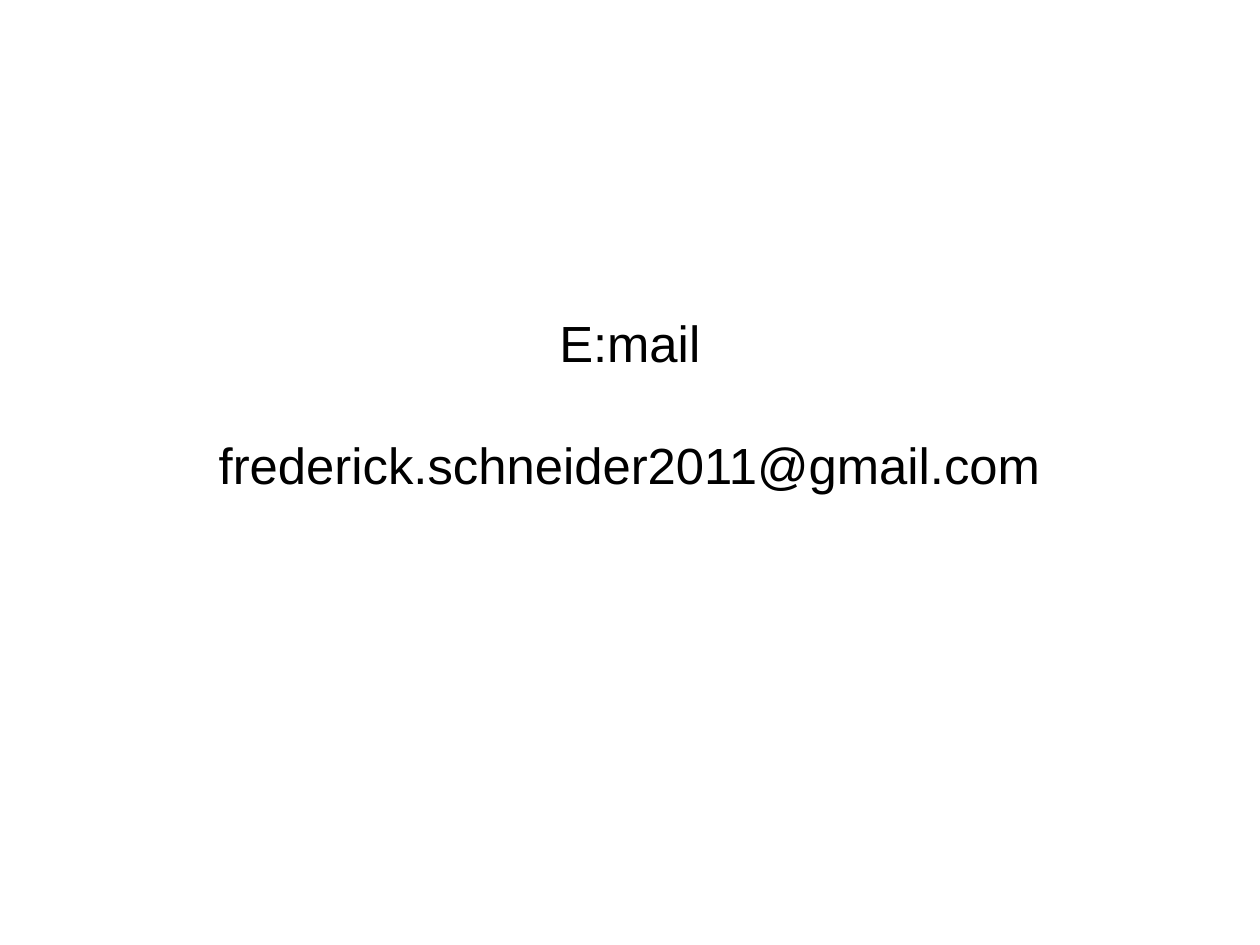
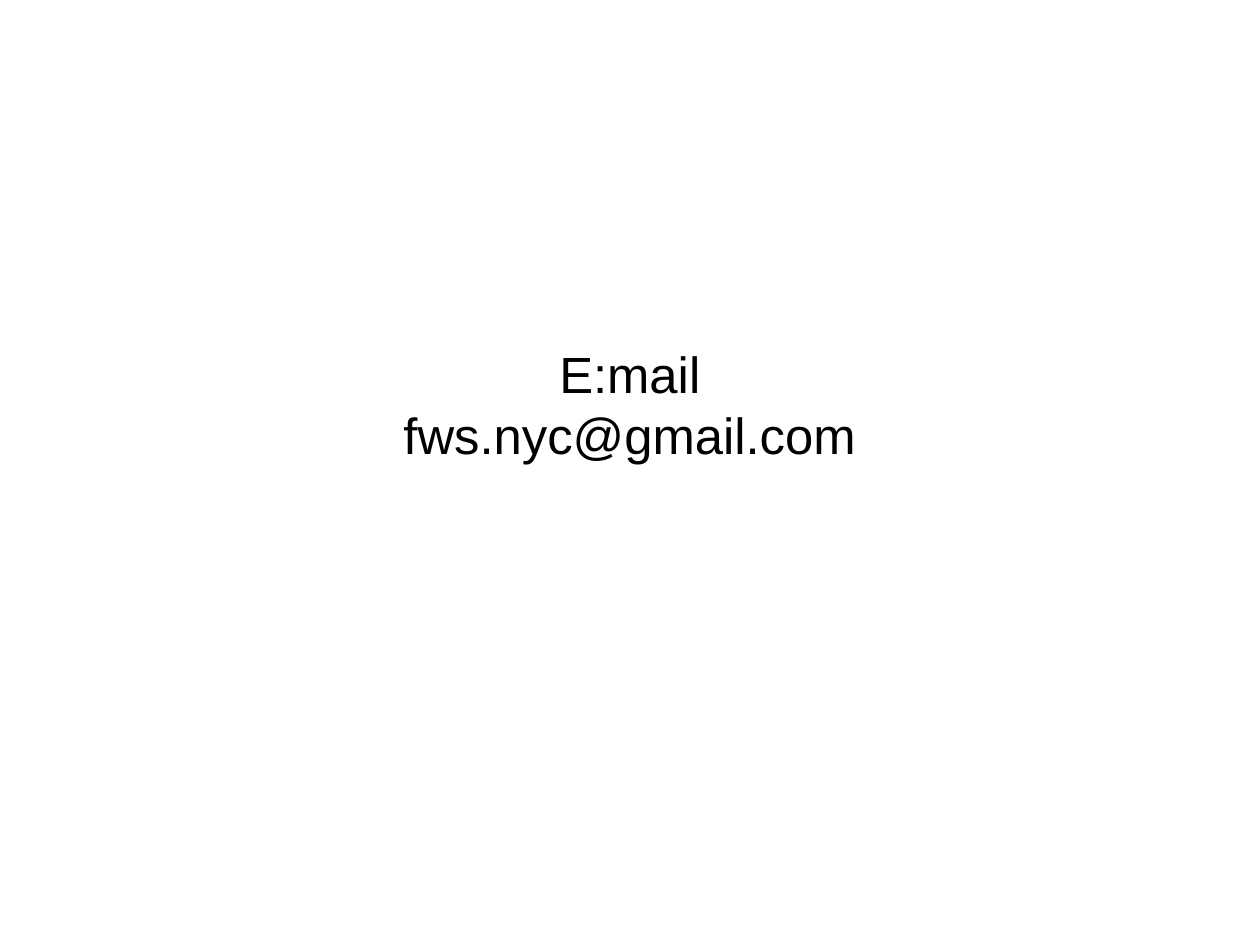
Before and after one commit to grandpascorpion/canon, a slide deck: slide 93 of goBigOrGoHome.odp (slide 64 before the commit). Drawn at 1260x945 pixels with LibreOffice and Linux fonts; fonts in the diff are those of the drawing. Boxes give left, top, right and bottom in pixels: in the first picture for what was removed or moved away, otherwise in the second. Text is boxed around its words. In the diff, an @@ line names an element or a change of style, - is before the commit and + after.

```diff
--- a/goBigOrGoHome.odp
+++ b/goBigOrGoHome.odp
@@ subtitle at [403,356,855,464]: text changed @@
-E:mail
-frederick.schneider2011@gmail.com
+E:mail
+fws.nyc@gmail.com
```
Also in this commit, not shown: 15 other slides changed, 33 slides added, 4 slides removed, 12 other files.
